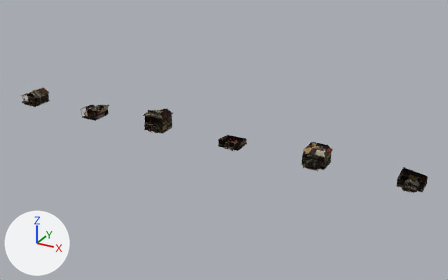
The glTF model src/assets/battle/city/classical-europe-houses-damage.glb as it was, and as the next commit left it.
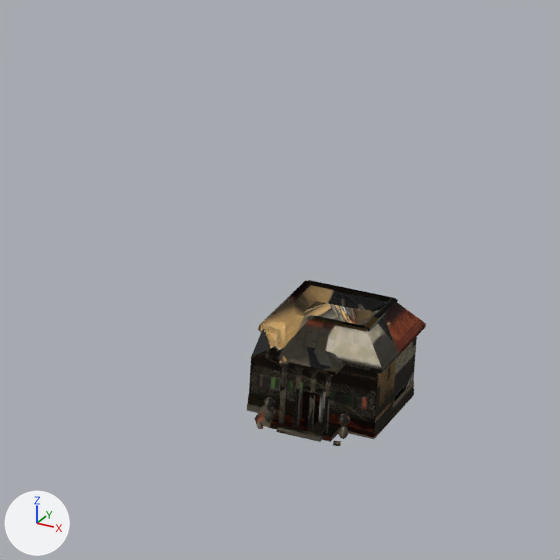
The first picture shows the older version from a 50 mm lens placed at (18.0, -16.9, 8.63), pointed at (8.49, 0.38, -0.01). The close-ups show the older and then the newer version on the part from 58% to 80% of the width and 33% to 68% of the height of that picture. Only the edits that show in the close-ups are written down. Arrows for +X, +Y and +Z are at lower left; the lights stay in place. Where no turn or scale is listed for an object, it has been applied to the vertices. Vertices at exactly the same position are counted once.
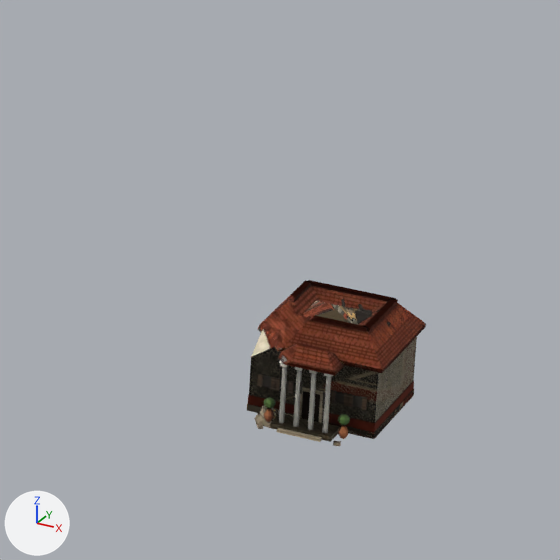
Location of each change, (x1, y1, x2, y2) in pixels of the close-ups (560 x 560 px; the box of a moved part takes in the faces that stretch with it):
'Mesh_12', surface changed, reshaped
    before: (247, 280, 426, 446)
    after: (248, 280, 426, 446)
'Mesh_13', surface changed
    both: (249, 328, 417, 423)
'Mesh_14', surface changed
    both: (258, 301, 417, 372)
part 1 of me_mesh_12, moved or reshaped
    both: (250, 329, 377, 425)
part 2 of me_mesh_12, surface changed
    both: (248, 280, 417, 446)

Edits to the bpy script that builds the scene:
```text
Change mat_town:
    where n3 = _N.new('ShaderNodeMapping'); n3.name = 'Mapping'
    n3.inputs[1].default_value: (0.0008, -14.02, 0.0) -> (0.0008, -13.98, 0.0)  # 'Location'
    n3.inputs[3].default_value: (15.97, 15.02, 1.0) -> (15.98, 14.98, 1.0)  # 'Scale'
Change me_mesh_12:
    where me_mesh_12.from_pydata(...)  # 721 vertices, 1206 faces; spans x 0.107..0.917, y -0.835..0.0, z 0.0..0.662
    used by ob_mesh_12; location = (11.488, 0.418, -0.004)
    me_mesh_12 part 1: 50 of 721 vertices moved; they spanned x 0.142..0.878, y -0.755..-0.039, z 0.038..0.475 and now span x 0.142..0.878, y -0.755..-0.039, z 0.038..0.475; mean shift (0.0, 0.0, 0.0); largest move (0.878, -0.655, 0.038) -> (0.142, -0.039, 0.471)
    me_mesh_12 part 2: 1007 kept faces spanning x 0.107..0.917, y -0.835..0.0, z 0.0..0.662 get new texture (UV) coordinates
Change me_mesh_14:
    where me_mesh_14.from_pydata(...)  # 51 vertices, 86 faces; spans x 0.107..0.917, y -0.742..0.0, z 0.0..0.635
    used by ob_mesh_14; location = (11.488, 0.418, -0.004)
    me_mesh_14 part 3: texture (UV) coordinates of 86 of 86 faces, centred in x 0.107..0.917, y -0.732..0.0, z 0.0..0.599, changed; they spanned u 0.0..0.06, v 0.94..1.0 and now span u 0.0..0.06, v 0.94..1.0
```
